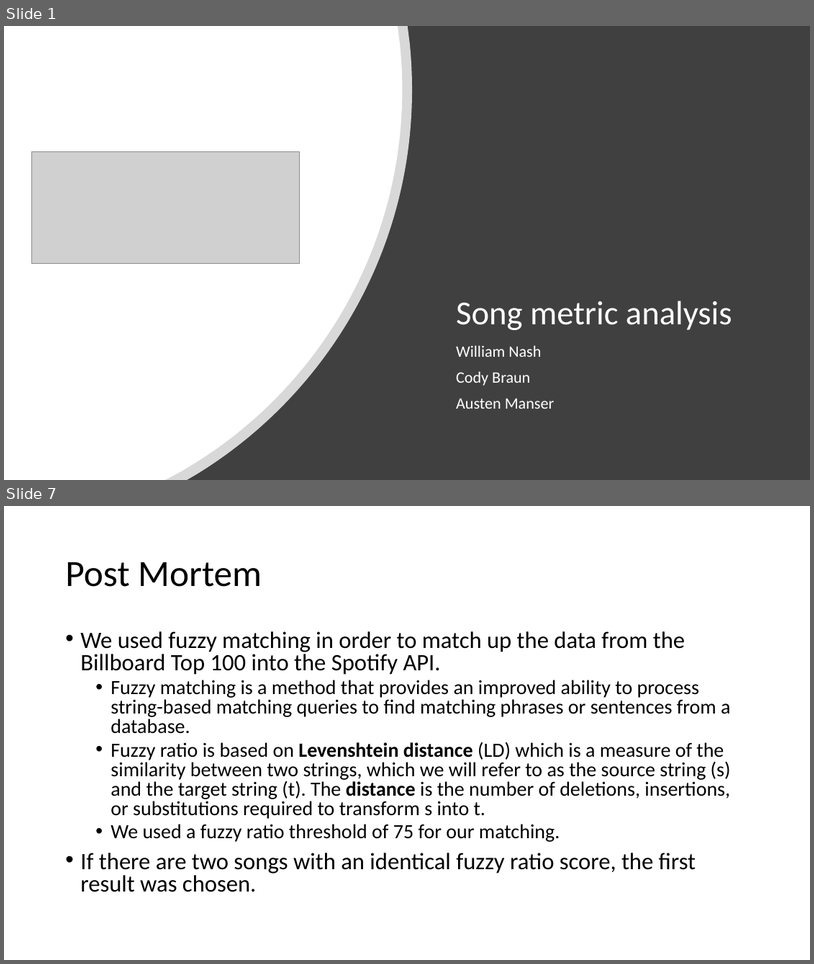
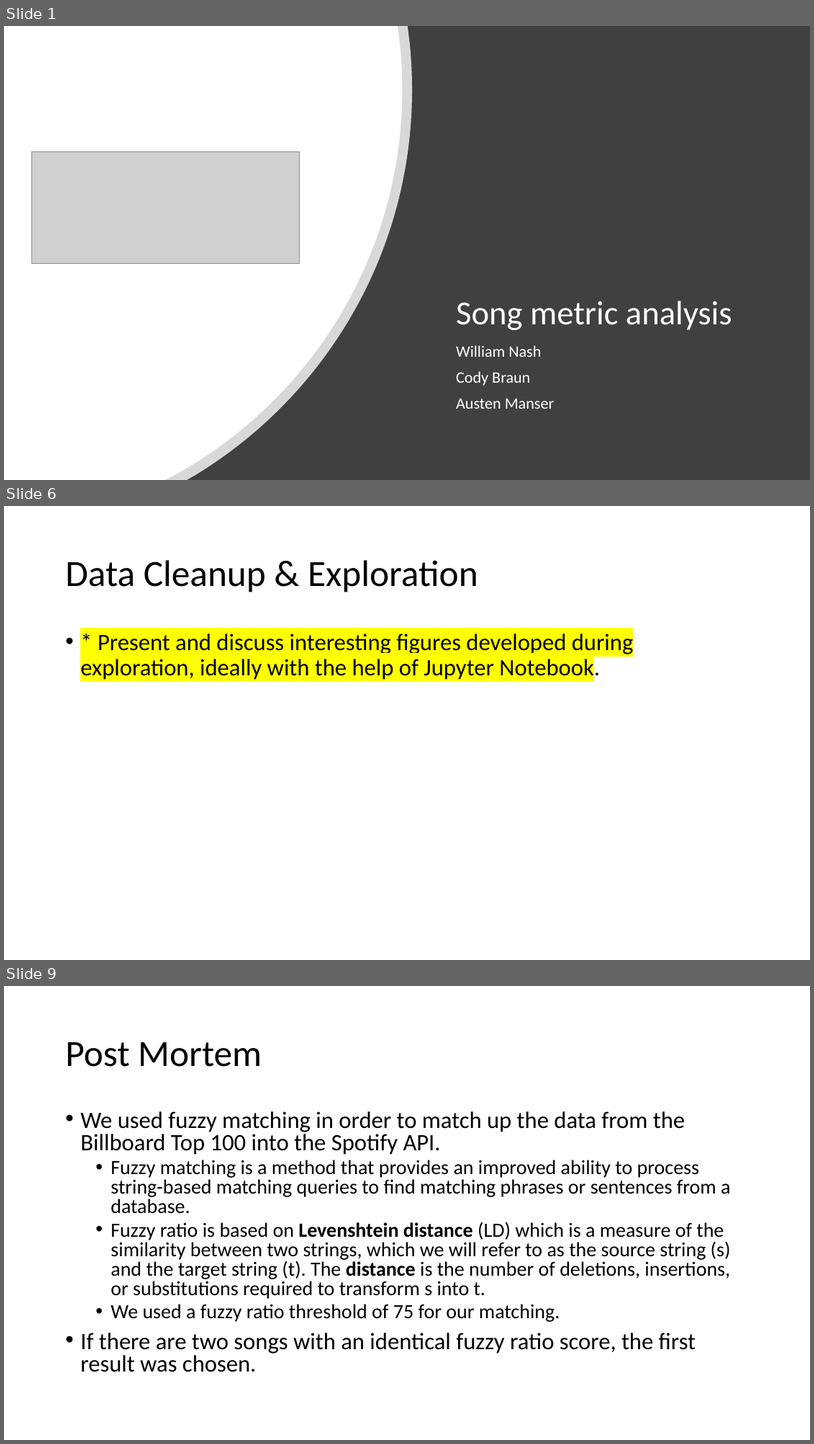
Before and after one commit to wwenash/New_improved_repo, a slide deck: Spotify Presentation.pptx. Shown one above the other, each under a label of ours: slides 1 and 7 before the commit, slides 1, 6 and 9 after it; the slides between them are not shown. The pictures are 814x964 and 814x1444 pixels, drawn with LibreOffice and Linux fonts; fonts in the diff are those of the drawing; grey boxes stand for pictures. Boxes give left, top, right and bottom in pixels: in the first picture for what was removed or moved away, otherwise in the second. Text is boxed around its words. In the diff, an @@ line names an element or a change of style, - is before the commit and + after.

```diff
--- a/Spotify Presentation.pptx
+++ b/Spotify Presentation.pptx
@@ slide 6 added at box(4, 506, 810, 960), background #FFFFFF @@
@@ title added at box(65, 560, 478, 592), 44 pt, text #000000 @@
+Data Cleanup & Exploration
@@ text added at box(80, 631, 634, 681), 28 pt, text #000000 @@
+• * Present and discuss interesting figures developed during exploration, ideally with the help of Jupyter Notebook.
@@ what was slide 7 is now slide 9 @@
```
Also in this commit, not shown: 6 slides changed, 1 other slide added.
